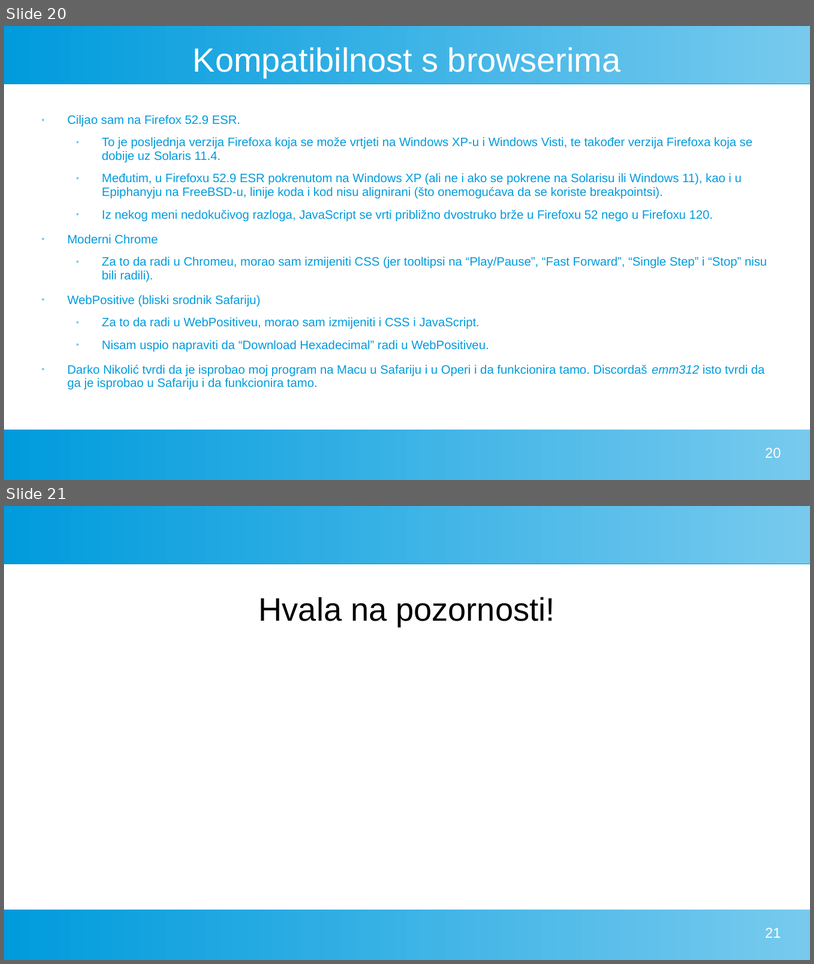
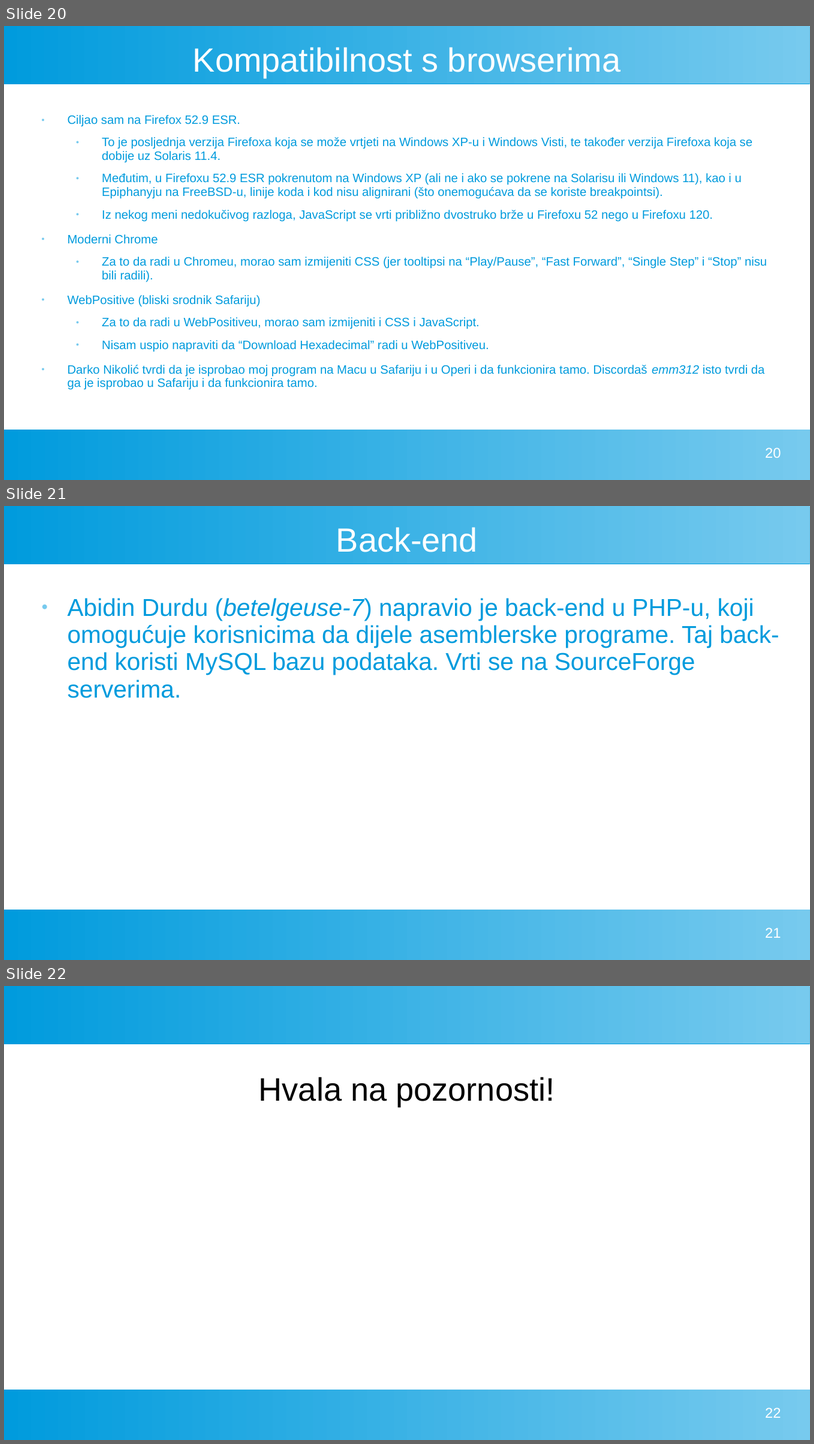
Before and after one commit to FlatAssembler/FlatAssembler.github.io, a slide deck: PicoBlaze/PicoBlaze.ppt. Shown one above the other, each under a label of ours: slides 20 and 21 before the commit, slides 20, 21 and 22 after it. The pictures are 814x964 and 814x1444 pixels, drawn with LibreOffice and Linux fonts; fonts in the diff are those of the drawing. Boxes give left, top, right and bottom in pixels: in the first picture for what was removed or moved away, otherwise in the second. Text is boxed around its words. In the diff, an @@ line names an element or a change of style, - is before the commit and + after.

Commit message:
Mentioned the back-end of PicoBlaze in the documentation

```diff
--- a/PicoBlaze/PicoBlaze.ppt
+++ b/PicoBlaze/PicoBlaze.ppt
@@ slide 21 added at [4, 506, 810, 960], background #FFFFFF; not listed: 2 template elements that a slide beside it also shows @@
@@ title added at [336, 527, 478, 552], 33 pt, text #FFFFFF @@
+Back-end
@@ text added at [68, 598, 779, 698], 24 pt, text #009BDD @@
+● Abidin Durdu (betelgeuse-7) napravio je back-end u PHP-u, koji omogućuje korisnicima da dijele asemblerske programe. Taj back-end koristi MySQL bazu podataka. Vrti se na SourceForge serverima.
@@ page number added at [765, 927, 781, 937], 14 pt, text #FFFFFF @@
+21
@@ what was slide 21 is now slide 22 @@
@@ page number at [765, 1407, 781, 1417]: text changed @@
-21
+22
```
Also in this commit, not shown: 1 slide changed.
